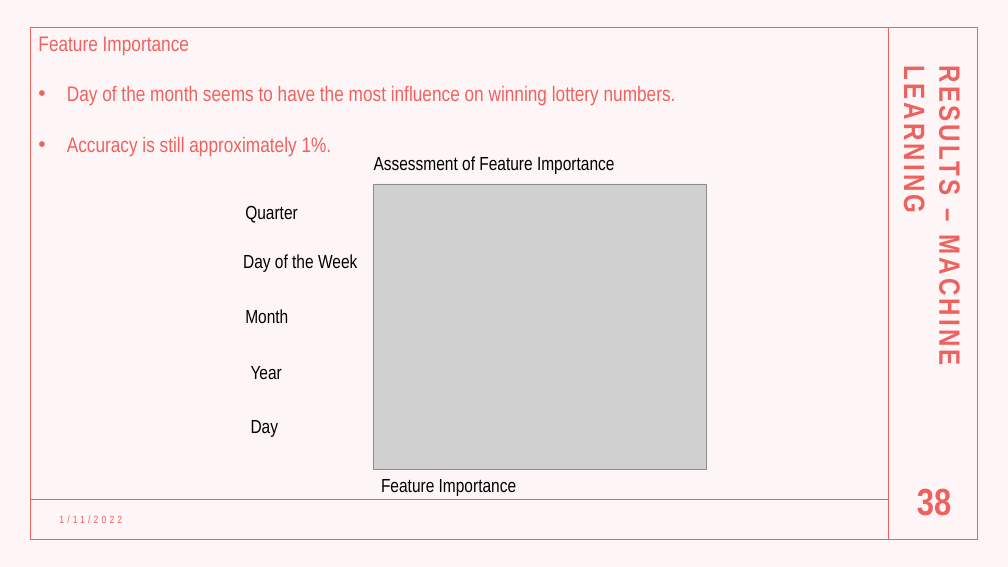
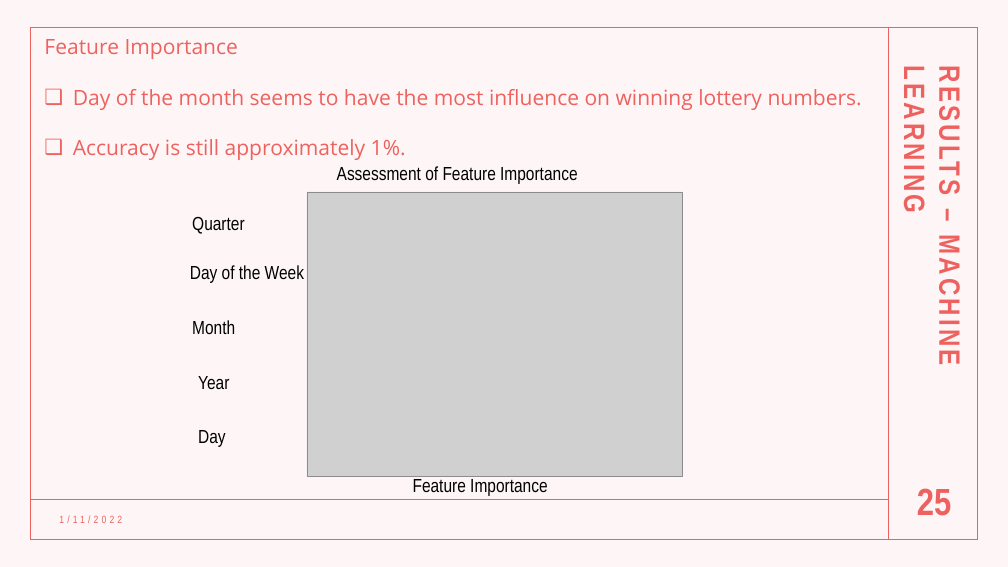
Before and after one commit to AlbiKovi/DSO110---Final-Group-Project, a slide deck: slide 25 of Is the Mega Millions a Mega Trap.pptm (slide 38 before the commit). Drawn at 1008x567 pixels with LibreOffice and Linux fonts; fonts in the diff are those of the drawing; grey boxes stand for pictures. Boxes give left, top, right and bottom in pixels: in the first picture for what was removed or moved away, otherwise in the second. Text is boxed around its words. In the diff, an @@ line names an element or a change of style, - is before the commit and + after.

```diff
--- a/Is the Mega Millions a Mega Trap.pptm
+++ b/Is the Mega Millions a Mega Trap.pptm
@@ text "Feature Importance" at (44, 39, 862, 110): font Arial Narrow to Open Sans; bullet • to ❑ @@
@@ text "Assessment of Feature Importance": place and size @@
-text "Assessment of Feature Importance" at (374, 156, 614, 174)
+text "Assessment of Feature Importance" at (337, 166, 577, 184)
@@ text "Quarter": place and size @@
-text "Quarter" at (245, 205, 297, 223)
+text "Quarter" at (192, 217, 244, 234)
@@ picture: place and size @@
-picture at (374, 184, 707, 469)
+picture at (307, 192, 682, 477)
@@ text "Day of the Week": place and size @@
-text "Day of the Week" at (243, 254, 357, 272)
+text "Day of the Week" at (190, 265, 304, 283)
@@ text "Month": place and size @@
-text "Month" at (245, 309, 288, 324)
+text "Month" at (192, 320, 235, 335)
@@ text "Year": place and size @@
-text "Year" at (251, 366, 282, 379)
+text "Year" at (198, 376, 229, 389)
@@ text "Day": place and size @@
-text "Day" at (251, 420, 279, 437)
+text "Day" at (198, 430, 226, 447)
@@ text "Feature Importance": place and size @@
-text "Feature Importance" at (381, 479, 516, 496)
+text "Feature Importance" at (413, 479, 547, 496)
@@ page number at (917, 488, 951, 516): text changed @@
-38
+25
```
Also in this commit, not shown: 25 other slides changed, 16 slides removed.
